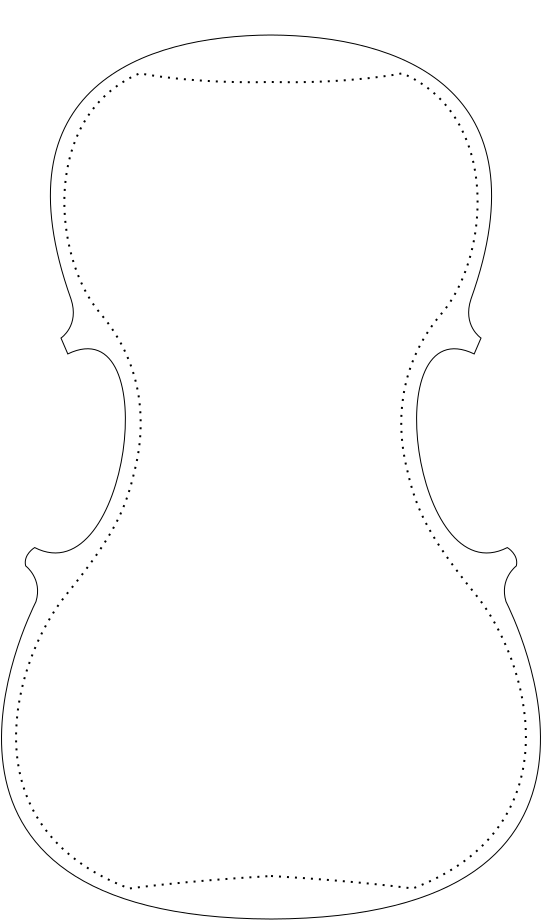
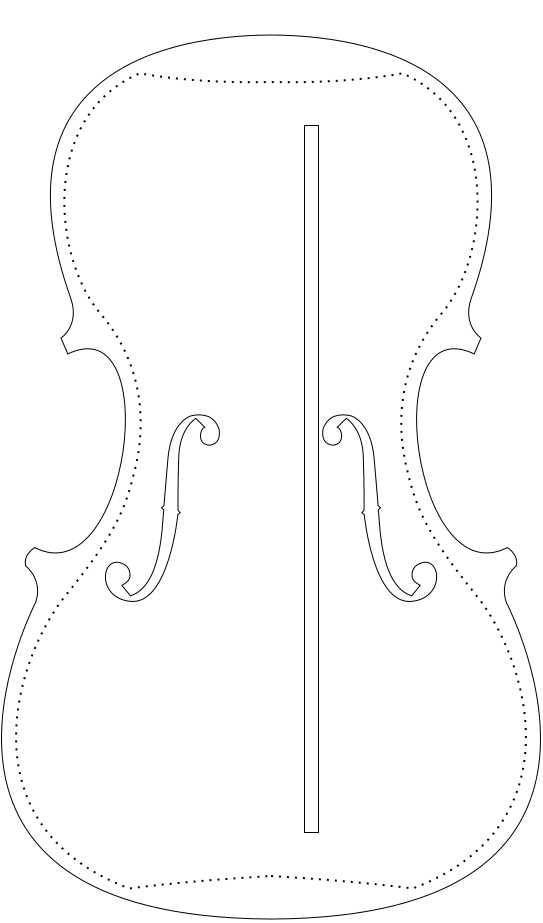
Layered file, before and after one edit (543x923). Changes by layer:
showed "f-holes", painted on it over [104, 414, 438, 602]
showed "bass bar" over [304, 125, 319, 833]
